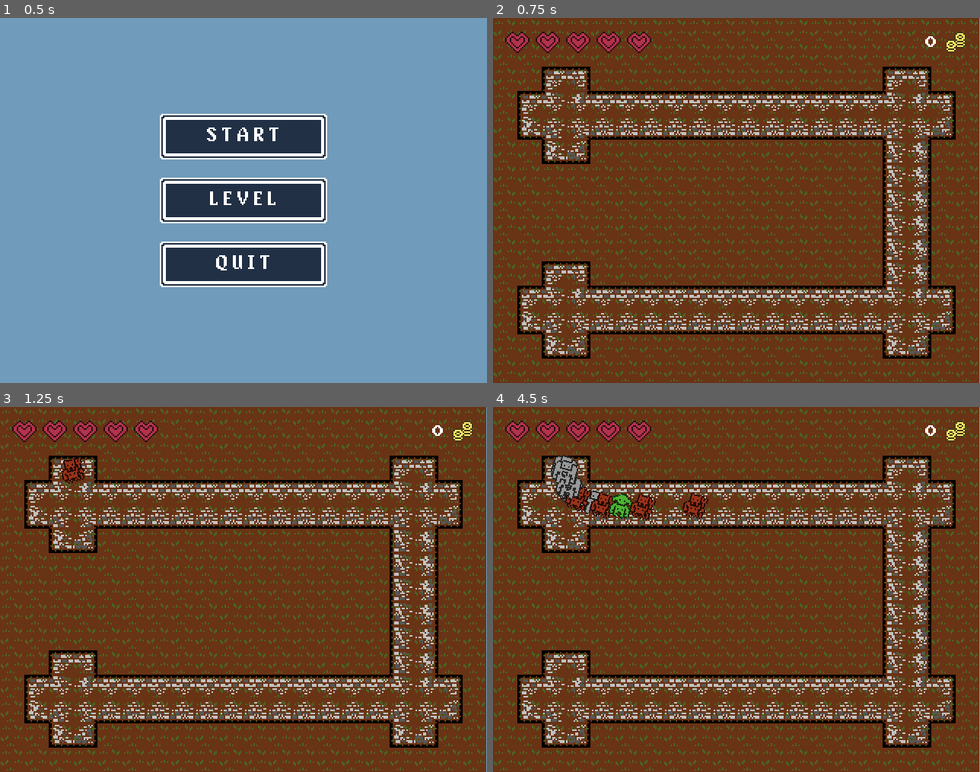
Above: before the commit, frames 1-4 (two rows, left to right).
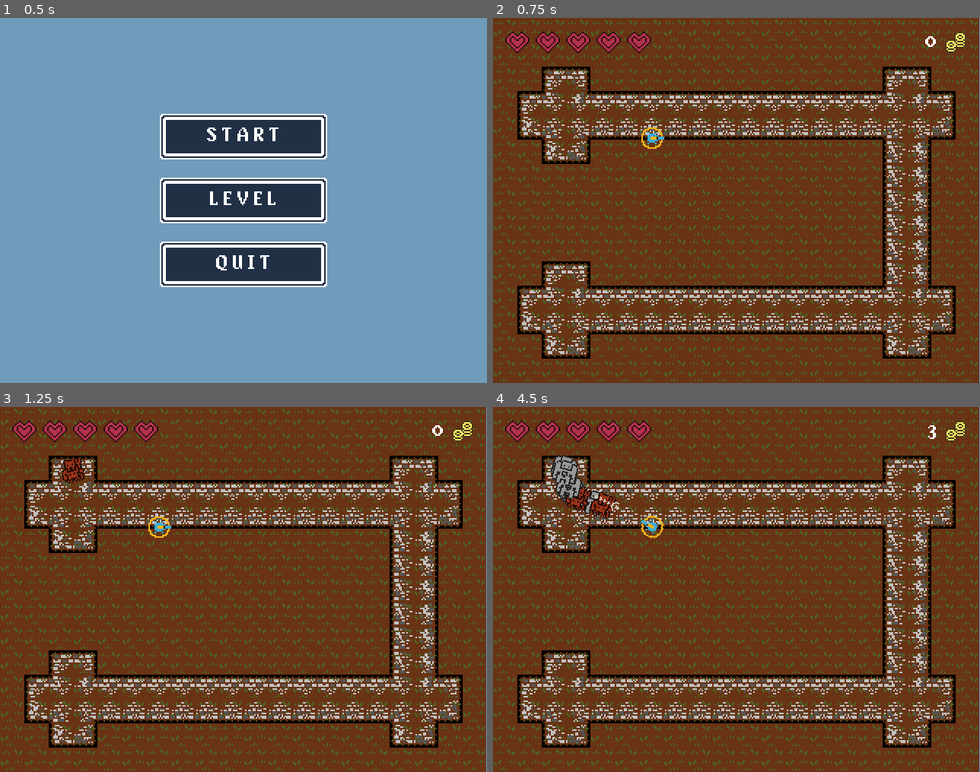
Above: after the commit, the same moments.

Repository: Mrisq/K_Bros_Game
Game: Godot game, scene res://GD_Project/Main Menu GUI/MainMenu.tscn
Same seed, same stepped clock (60 frames per second), same inputs: the game is played once before the commit and once after it.
Inputs (mouse positions are in pixels of both pictures, inside the frame that each line leads up to):
- Up to frame 1 (0.5 s): no input
- Up to frame 2 (0.75 s): click (736, 134) at 0.5 s
- Up to frame 3 (1.25 s): no input
- Up to frame 4 (4.5 s): move the mouse to (843, 571) at 1.27 s; click (843, 571) at 1.42 s; move the mouse to (639, 607) at 2.02 s; click (639, 607) at 2.17 s; move the mouse to (785, 509) at 2.77 s; click (785, 509) at 2.92 s; move the mouse to (712, 662) at 3.52 s; click (712, 662) at 3.67 s; move the mouse to (882, 644) at 4.27 s; click (882, 644) at 4.42 s

Frame 1 is identical in both runs. In frame 2, 0.1% of the frame differs, in the area x 30-36%, y 30-36%; in frame 3, 0.1%; in frame 4, 0.9%, in the area x 20-91%, y 5-37%.

Commit message:
fixed pausing after enemy death glitch

Diff:
--- a/GD_Project/Mazes/Maze-001.tscn
+++ b/GD_Project/Mazes/Maze-001.tscn
@@ -7,6 +7,7 @@
 [ext_resource path="res://GD_Project/ingameGUI/Coins.png" type="Texture" id=5]
 [ext_resource path="res://YouDied.tscn" type="PackedScene" id=6]
 [ext_resource path="res://GD_Project/Mazes/MarginContainer.gd" type="Script" id=7]
+[ext_resource path="res://GD_Project/Towers/Tower-001.tscn" type="PackedScene" id=8]
 [ext_resource path="res://GD_Project/Sounds/hit1.wav" type="AudioStream" id=9]
 [ext_resource path="res://GD_Project/Main Menu GUI/BlankButton.png" type="Texture" id=10]
 [ext_resource path="res://GD_Project/Mazes/BackButton.gd" type="Script" id=11]
@@ -622,6 +623,9 @@
 margin_bottom = 25.0
 custom_fonts/font = ExtResource( 14 )
 text = "B A C K"
+
+[node name="Tower-001" parent="." instance=ExtResource( 8 )]
+position = Vector2( 104.688, 78.8165 )
 [connection signal="timeout" from="FirstSpawnTimer" to="FirstSpawnTimer" method="_on_FirstSpawnTimer_timeout"]
 [connection signal="timeout" from="MobTimer" to="MobTimer" method="_on_MobTimer_timeout"]
 [connection signal="body_entered" from="LevelEscape" to="." method="_on_Area2D_body_entered"]
--- a/GD_Project/Towers/AttackRange.gd
+++ b/GD_Project/Towers/AttackRange.gd
@@ -4,13 +4,3 @@
 # It does not have it's own drawn shape as towers may have different size/shape
 # Though I would like to eventually figure out how to export the var
 #  for the diameter of a drawn shape, so it can be modified externally...
-var targetAcquired = null
-var targetLost = null
-
-func _on_AttackRange_body_entered(body):
-	#print("Enemy sighted!")
-	targetAcquired = body
-
-func _on_AttackRange_body_exited(body):
-	#print("Enemy out of range.")
-	targetLost = body
--- a/GD_Project/Towers/Tower-001.gd
+++ b/GD_Project/Towers/Tower-001.gd
@@ -5,12 +5,16 @@
 # importing targets from the range collider, and storing in a list
 var enemiesInRange = []
 
+# Took these triggers out of the physics process and it fixed the "pause after death" problem
+var targetAcquired = null
+var targetLost = null
+func _on_AttackRange_body_entered(body):
+	#print("Enemy sighted!")
+	enemiesInRange.append(body)
+func _on_AttackRange_body_exited(body):
+	#print("Enemy out of range.")
+	enemiesInRange.erase(body)
+
+
 func _physics_process(delta):
-	if attackRange.targetAcquired:
-		enemiesInRange.append(attackRange.targetAcquired)
-		attackRange.targetAcquired = null
-		#print(enemiesInRange)
-	if attackRange.targetLost:
-		enemiesInRange.erase(attackRange.targetLost)
-		attackRange.targetLost = null
-		#print(enemiesInRange)
+	pass
--- a/GD_Project/Towers/Tower-001.tscn
+++ b/GD_Project/Towers/Tower-001.tscn
@@ -45,5 +45,7 @@
 [node name="CollisionShape2D" parent="AttackRange" index="0"]
 modulate = Color( 0.788235, 0.85098, 0.215686, 1 )
 shape = SubResource( 2 )
+[connection signal="body_entered" from="AttackRange" to="." method="_on_AttackRange_body_entered"]
+[connection signal="body_exited" from="AttackRange" to="." method="_on_AttackRange_body_exited"]
 
 [editable path="AttackRange"]
Not shown: 1 places in GD_Project/Mazes/Maze-001.tscn that only renumber resources
